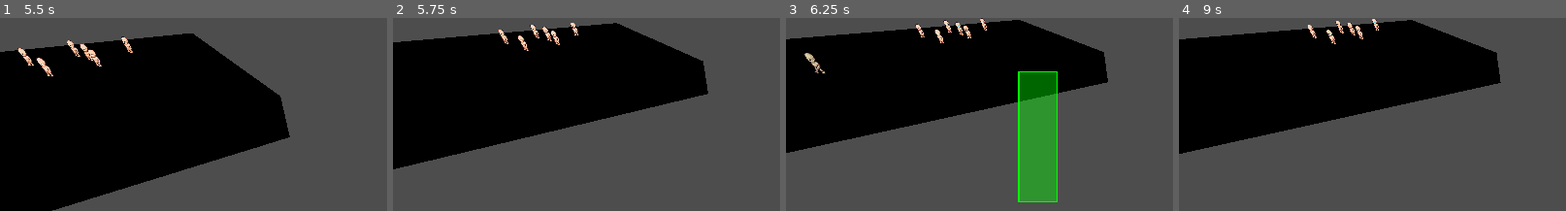
Above: before the commit, frames 1-4 (left to right).
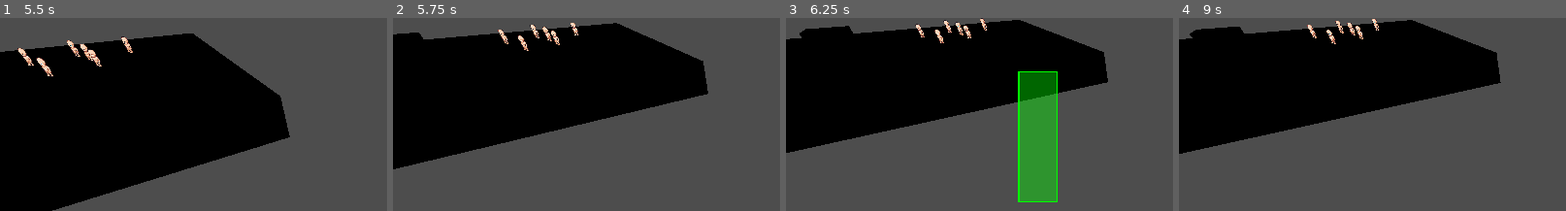
Above: after the commit, the same moments.

Repository: bragasap/gproject
Game: Godot game, scene res://test.tscn
Same seed, same stepped clock (60 frames per second), same inputs: the game is played once before the commit and once after it.
Inputs (mouse positions are % of the whole screen's width and height, from its top left):
- Up to frame 1 (5.5 s): move the mouse to (72, 38) at 0.52 s; hold Right (ui_right) 0.53-1.25 s; click (72, 38) at 0.67 s; drag from (30, 49) to (45, 66) at 1.27 s; move the mouse to (60, 19) at 2.02 s; hold Right (ui_right) 2.03-2.75 s; click (60, 19) at 2.17 s; drag from (45, 66) to (20, 27) at 2.77 s; move the mouse to (80, 61) at 3.52 s; hold Left (ui_left) 3.53-4.25 s; click (80, 61) at 3.67 s; drag from (20, 27) to (35, 15) at 4.27 s; move the mouse to (55, 44) at 5.02 s; hold Down (ui_down) from 5.03 s (still down); click (55, 44) at 5.17 s
- Up to frame 2 (5.75 s): keep holding Down (ui_down)
- Up to frame 3 (6.25 s): release Down (ui_down) at 5.75 s; drag from (35, 15) to (30, 49) at 5.77 s
- Up to frame 4 (9 s): move the mouse to (72, 38) at 6.52 s; hold Up (ui_up) 6.53-7.25 s; click (72, 38) at 6.67 s; drag from (30, 49) to (45, 66) at 7.27 s; move the mouse to (60, 19) at 8.02 s; hold Down (ui_down) 8.03-8.75 s; click (60, 19) at 8.17 s; drag from (45, 66) to (20, 27) at 8.77 s
The pictures show only the part of the screen within x 0-50%, y 2-52%; the shares and areas given below are measured in that part.

Frame 1 is identical in both runs. In frame 2, 0.3% of the frame differs, in the area x 0-8%, y 7-13%; in frame 3, 0.7%, in the area x 3-18%, y 4-30%; in frame 4, 0.6%.

Commit message:
started work on generic building, moved some files into folders

Diff:
--- a/basescripts/combat.gd
+++ b/basescripts/combat.gd
@@ -23,7 +23,7 @@
 	if(is_instance_valid(body)):
 		body.hit(get_parent().damage,get_parent().apValue)
 		if (body.health<=0):
-			body.queue_free()
+			body.kill()
 			attacking = false
 			return
 		await get_tree().create_timer(get_parent().attackRate).timeout
@@ -48,17 +48,21 @@
 	if(attackInRange.size()>0&&!attacking):
 		attacking = true
 		attack(get_closest())
+##just a heads up because Im stupid, must be a BODY, will not work for generic Node3D
 func _on_attack_range_body_entered(body: Node3D) -> void:
 	if body == get_parent():
 		return
-	if body is StaticBody3D:
+	print(body)
+	if body.get("faction")==null:
 		return
 	#so this has the unintended consiquence if a faction changes mid fight they keep fighting
 	#I think I like this but idk
+	print(body)
 	if unitController.friendly.has(body.faction):
 		return
 	#gotta rewrite this one later for friendly faction check
 	attackInRange[body] = ""
+	print(body)
 	#print(attackInRange[body].faction)
 	#if(attackInRange[body].faction!=stats.faction):
 	#async loop must fix
--- a/basescripts/unit.gd
+++ b/basescripts/unit.gd
@@ -32,10 +32,8 @@
 	remove_from_group("selected-units")
 #func _physics_process(_delta: float) -> void:
 	#print(global_transform)
-
 func hit(x:float,_y:int):
 	health = health - x
-	print(name+"hit for ",x,"health at ",health)
 func setMaxHealth(x:float):
 	maxHealth = x
 func setArmor(x:int):
@@ -50,5 +48,7 @@
 	health = clamp(health + healthRegenValue,0,maxHealth)
 	await get_tree().create_timer(1.0).timeout
 	healthRegen()
+func kill():
+	queue_free()
 func newWaypoint(x:Vector3):
 	movementController.set_movement_target(x)
--- /dev/null
+++ b/buildings/order/building.gd
@@ -0,0 +1,21 @@
+extends Node3D
+@onready var health:float
+@export var maxHealth:float
+@export var healthRegenValue:float
+@export var armor:int
+@export var faction:int = 1
+##max amount of units that can be built at the same time
+@export var conCurBuild:int
+##build time per unit
+@export var units:Array[PackedScene]
+@export var buildTime:float
+@export var navMesh:NavigationRegion3D
+func _ready() -> void:
+	health = maxHealth
+	navMesh.bake_navigation_mesh()
+	print(health)
+func kill():
+	queue_free()
+
+func hit(x:float,_y:int):
+	health = health - x
--- /dev/null
+++ b/buildings/order/building.tscn
@@ -0,0 +1,16 @@
+[gd_scene format=3 uid="uid://cepo51wy5ut1l"]
+
+[ext_resource type="Script" uid="uid://yoy1nm42yli6" path="res://buildings/order/building.gd" id="1_06xfp"]
+
+[sub_resource type="BoxMesh" id="BoxMesh_06xfp"]
+
+[sub_resource type="BoxShape3D" id="BoxShape3D_p1778"]
+
+[node name="Building" type="StaticBody3D" unique_id=1151138505]
+script = ExtResource("1_06xfp")
+
+[node name="MeshInstance3D" type="MeshInstance3D" parent="." unique_id=698129618]
+mesh = SubResource("BoxMesh_06xfp")
+
+[node name="CollisionShape3D" type="CollisionShape3D" parent="." unique_id=373464664]
+shape = SubResource("BoxShape3D_p1778")
--- /dev/null
+++ b/buildings/undead/graveyard/graveyard.gd
@@ -0,0 +1,59 @@
+extends Node3D
+@onready var spawnPoint = $spawn
+@export var unitList:Array[PackedScene]
+##everything here is temporary logic
+@export var faction = -1
+@export var maxUnits = 5
+@export var unitSpawnInterval:float = 5
+@onready var patrol = $Area3D/patrolArea
+var currUnits:Array
+var currTime:float
+# Called when the node enters the scene tree for the first time.
+func _ready() -> void:
+	pass
+
+func spawn():
+	var instance = unitList[0].instantiate()
+	instance.faction = faction
+	add_sibling.call_deferred(instance)
+	instance.position = spawnPoint.global_position
+	currUnits.append(instance)
+	updateTarget.call_deferred(instance)
+func updateTarget(unit):
+	unit.newWaypoint(get_random_point_in_area($Area3D))
+##vibed coded fix this later
+func get_random_point_in_area(area: Area3D) -> Vector3:
+	var shape = area.get_node("CollisionShape3D").shape as CylinderShape3D
+
+	var radius = shape.radius
+	var height = shape.height
+
+	# Random angle around Y axis
+	var angle = randf() * TAU
+
+	# Random radius (use sqrt for uniform distribution)
+	var r = sqrt(randf()) * radius
+
+	# Convert polar to cartesian (XZ plane)
+	var x = cos(angle) * r
+	var z = sin(angle) * r
+
+	# Random height
+	var y = randf_range(-height * 0.5, height * 0.5)
+
+	# Local position inside the cylinder
+	var local_point = Vector3(x, y, z)
+
+	# Convert to global space
+	return area.global_transform * local_point
+
+# Called every frame. 'delta' is the elapsed time since the previous frame.
+func _process(delta: float) -> void:
+	currTime += delta
+	for unit in currUnits:
+		if !is_instance_valid(unit):
+			currUnits.erase(unit)
+	if(currTime>=unitSpawnInterval&&len(currUnits)<maxUnits):
+		currTime = 0
+		spawn()
+	pass
--- /dev/null
+++ b/buildings/undead/graveyard/graveyard.tscn
@@ -0,0 +1,31 @@
+[gd_scene format=3 uid="uid://1gph6gv7x318"]
+
+[ext_resource type="Script" uid="uid://beagiach76l0f" path="res://buildings/undead/graveyard/graveyard.gd" id="1_q8f0u"]
+[ext_resource type="PackedScene" uid="uid://dfnfbej3bpd7l" path="res://units/undead/zombie.tscn" id="2_17enf"]
+[ext_resource type="PackedScene" uid="uid://cm07vawpo3ytf" path="res://meshes/grave01/grave.gltf" id="3_3edmn"]
+
+[sub_resource type="BoxShape3D" id="BoxShape3D_q8f0u"]
+
+[sub_resource type="CylinderShape3D" id="CylinderShape3D_3edmn"]
+height = 5.0
+radius = 5.0
+
+[node name="Graveyard" type="Node3D" unique_id=167670507]
+script = ExtResource("1_q8f0u")
+unitList = Array[PackedScene]([ExtResource("2_17enf")])
+
+[node name="StaticBody3D" type="StaticBody3D" parent="." unique_id=1802825280]
+
+[node name="CollisionShape3D" type="CollisionShape3D" parent="StaticBody3D" unique_id=2046536820]
+shape = SubResource("BoxShape3D_q8f0u")
+
+[node name="blockbench_export" parent="StaticBody3D" unique_id=16842741 instance=ExtResource("3_3edmn")]
+transform = Transform3D(-1, 0, -8.742278e-08, 0, 1, 0, 8.742278e-08, 0, -1, 0, 0, -0.16668297)
+
+[node name="spawn" type="Node3D" parent="." unique_id=1042081846]
+transform = Transform3D(1, 0, 0, 0, 1, 0, 0, 0, 1, 0, 0.2, 0.691)
+
+[node name="Area3D" type="Area3D" parent="." unique_id=452832292]
+
+[node name="CollisionShape3D" type="CollisionShape3D" parent="Area3D" unique_id=1407161719]
+shape = SubResource("CylinderShape3D_3edmn")
--- /dev/null
+++ b/meshes/trees/basic/tree01.tscn
@@ -0,0 +1,8 @@
+[gd_scene format=3 uid="uid://drvtca7nmacyi"]
+
+[ext_resource type="PackedScene" uid="uid://cm8sqs16q25c7" path="res://meshes/trees/basic/Tree.gltf" id="1_c6loj"]
+
+[node name="Tree01" type="Node3D" unique_id=1974090935]
+
+[node name="blockbench_export" parent="." unique_id=417204710 instance=ExtResource("1_c6loj")]
+transform = Transform3D(1, 0, 0, 0, 1, 0, 0, 0, 1, 0.0329926, 0, 0.005452633)
--- a/test.tscn
+++ b/test.tscn
@@ -1,12 +1,12 @@
 [gd_scene format=3 uid="uid://b6vf1aji6dy38"]
 
-[ext_resource type="PackedScene" uid="uid://mgp02mkor0at" path="res://unit.tscn" id="1_37kl0"]
+[ext_resource type="PackedScene" uid="uid://mgp02mkor0at" path="res://units/order/unit.tscn" id="1_37kl0"]
 [ext_resource type="PackedScene" uid="uid://ckudr8chj1kgo" path="res://player.tscn" id="2_8uh7m"]
-[ext_resource type="PackedScene" uid="uid://1gph6gv7x318" path="res://graveyard/graveyard.tscn" id="3_6uqi0"]
+[ext_resource type="PackedScene" uid="uid://cepo51wy5ut1l" path="res://buildings/order/building.tscn" id="3_6uqi0"]
 
 [sub_resource type="NavigationMesh" id="NavigationMesh_37kl0"]
-vertices = PackedVector3Array(-4.5, 0.26236486, 0.25, -3.75, 0.26236486, 0.25, -3.5, 0.26236486, -1, -4.5, 0.26236486, -4.5, -1.75, 0.26236486, 1.25, -3.5, 0.26236486, 1.25, -3.5, 0.26236486, 2, -1.5, 0.26236486, 2.25, -1.5, 0.26236486, -0.75, 4.5, 0.26236486, -4.5, -1.75, 0.26236486, 4.25, -1.5, 0.26236486, 4.5, 4.5, 0.26236486, 4.5, -4.5, 0.26236486, 4.5, -3.75, 0.26236486, 4)
-polygons = [PackedInt32Array(1, 0, 2), PackedInt32Array(2, 0, 3), PackedInt32Array(5, 4, 6), PackedInt32Array(6, 4, 7), PackedInt32Array(2, 3, 8), PackedInt32Array(8, 3, 9), PackedInt32Array(10, 7, 11), PackedInt32Array(11, 7, 12), PackedInt32Array(4, 8, 7), PackedInt32Array(7, 8, 12), PackedInt32Array(12, 8, 9), PackedInt32Array(1, 5, 0), PackedInt32Array(0, 5, 6), PackedInt32Array(0, 6, 14), PackedInt32Array(0, 14, 13), PackedInt32Array(10, 11, 14), PackedInt32Array(14, 11, 13)]
+vertices = PackedVector3Array(-4.5, 0.26236486, -4.5, -4.5, 0.26236486, 4.5, 4.5, 0.26236486, 4.5, 4.5, 0.26236486, -4.5)
+polygons = [PackedInt32Array(3, 2, 0), PackedInt32Array(0, 2, 1)]
 
 [sub_resource type="BoxShape3D" id="BoxShape3D_8uh7m"]
 size = Vector3(10, 1, 10)
@@ -41,9 +41,6 @@
 [node name="NavigationRegion3D" type="NavigationRegion3D" parent="." unique_id=1883380005]
 navigation_mesh = SubResource("NavigationMesh_37kl0")
 
-[node name="Graveyard" parent="NavigationRegion3D" unique_id=167670507 instance=ExtResource("3_6uqi0")]
-transform = Transform3D(0.024571763, 0, 0.99969804, 0, 1, 0, -0.99969804, 0, 0.024571763, -2.6964307, -0.11152458, 3.0792522)
-
 [node name="ground" type="StaticBody3D" parent="NavigationRegion3D" unique_id=21700728]
 transform = Transform3D(1, 0, 0, 0, 1, 0, 0, 0, 1, 0, -0.73763514, 0)
 
@@ -55,5 +52,16 @@
 mesh = SubResource("BoxMesh_6uqi0")
 surface_material_override/0 = SubResource("StandardMaterial3D_37kl0")
 
+[node name="Building" parent="NavigationRegion3D" unique_id=397106519 node_paths=PackedStringArray("navMesh") instance=ExtResource("3_6uqi0")]
+transform = Transform3D(1, 0, 0, 0, 1, 0, 0, 0, 1, -1.849695, 0, 0)
+maxHealth = 700.0
+faction = 2
+navMesh = NodePath("..")
+
 [node name="player" parent="." unique_id=1666066983 instance=ExtResource("2_8uh7m")]
 transform = Transform3D(1, 0, 0, 0, 1, 0, 0, 0, 1, -0.8771783, 1.9747307, 2.805)
+
+[node name="unit10" parent="." unique_id=418823259 instance=ExtResource("1_37kl0")]
+transform = Transform3D(1, 0, 0, 0, 1, 0, 0, 0, 1, -3.7033978, 0.058766186, -1.8332896)
+maxHealth = 30.0
+faction = 2
--- /dev/null
+++ b/units/order/unit.tscn
@@ -0,0 +1,196 @@
+[gd_scene format=3 uid="uid://mgp02mkor0at"]
+
+[ext_resource type="Texture2D" uid="uid://bu7qae08t14ds" path="res://sprites/character-spritesheet.png" id="1_a202f"]
+[ext_resource type="Script" uid="uid://c8mmy58mx3l3n" path="res://basescripts/unit.gd" id="1_ctwoc"]
+[ext_resource type="Script" uid="uid://bntclawtsl6er" path="res://basescripts/animator.gd" id="2_1sk4h"]
+[ext_resource type="Script" uid="uid://jrjlry6qobii" path="res://basescripts/movement.gd" id="2_5wnup"]
+[ext_resource type="Script" uid="uid://cw6hkt71fhhc8" path="res://basescripts/combat.gd" id="2_baxm0"]
+[ext_resource type="Texture2D" uid="uid://ck3t5bweaw4ax" path="res://sprites/selector.png" id="6_baxm0"]
+
+[sub_resource type="Animation" id="Animation_a0tk4"]
+length = 0.001
+tracks/0/type = "value"
+tracks/0/imported = false
+tracks/0/enabled = true
+tracks/0/path = NodePath(".:frame_coords")
+tracks/0/interp = 1
+tracks/0/loop_wrap = true
+tracks/0/keys = {
+"times": PackedFloat32Array(0),
+"transitions": PackedFloat32Array(1),
+"update": 1,
+"values": [Vector2i(1, 11)]
+}
+
+[sub_resource type="Animation" id="Animation_baxm0"]
+resource_name = "attack_left"
+length = 0.833
+loop_mode = 1
+step = 0.1
+tracks/0/type = "value"
+tracks/0/imported = false
+tracks/0/enabled = true
+tracks/0/path = NodePath(".:frame_coords")
+tracks/0/interp = 1
+tracks/0/loop_wrap = true
+tracks/0/keys = {
+"times": PackedFloat32Array(0, 0.1, 0.2, 0.3, 0.4, 0.5, 0.6, 0.7, 0.80100113),
+"transitions": PackedFloat32Array(1, 1, 1, 1, 1, 1, 1, 1, 1),
+"update": 1,
+"values": [Vector2i(0, 5), Vector2i(1, 5), Vector2i(2, 5), Vector2i(3, 5), Vector2i(4, 5), Vector2i(5, 5), Vector2i(6, 5), Vector2i(7, 5), Vector2i(0, 5)]
+}
+
+[sub_resource type="Animation" id="Animation_of1k5"]
+resource_name = "attack_right"
+length = 0.833
+step = 0.1
+tracks/0/type = "value"
+tracks/0/imported = false
+tracks/0/enabled = true
+tracks/0/path = NodePath(".:frame_coords")
+tracks/0/interp = 1
+tracks/0/loop_wrap = true
+tracks/0/keys = {
+"times": PackedFloat32Array(0, 0.1, 0.2, 0.3, 0.4, 0.5, 0.6, 0.7, 0.8),
+"transitions": PackedFloat32Array(1, 1, 1, 1, 1, 1, 1, 1, 1),
+"update": 1,
+"values": [Vector2i(0, 7), Vector2i(1, 7), Vector2i(2, 7), Vector2i(3, 7), Vector2i(4, 7), Vector2i(5, 7), Vector2i(6, 7), Vector2i(7, 7), Vector2i(0, 7)]
+}
+
+[sub_resource type="Animation" id="Animation_1sk4h"]
+resource_name = "idle_left"
+length = 0.4
+loop_mode = 1
+tracks/0/type = "value"
+tracks/0/imported = false
+tracks/0/enabled = true
+tracks/0/path = NodePath(".:frame_coords")
+tracks/0/interp = 1
+tracks/0/loop_wrap = true
+tracks/0/keys = {
+"times": PackedFloat32Array(0, 0.2),
+"transitions": PackedFloat32Array(1, 1),
+"update": 1,
+"values": [Vector2i(0, 23), Vector2i(1, 23)]
+}
+
+[sub_resource type="Animation" id="Animation_a202f"]
+resource_name = "idle"
+length = 0.4
+loop_mode = 1
+tracks/0/type = "value"
+tracks/0/imported = false
+tracks/0/enabled = true
+tracks/0/path = NodePath(".:frame_coords")
+tracks/0/interp = 1
+tracks/0/loop_wrap = true
+tracks/0/keys = {
+"times": PackedFloat32Array(0, 0.2),
+"transitions": PackedFloat32Array(1, 1),
+"update": 1,
+"values": [Vector2i(0, 25), Vector2i(1, 25)]
+}
+
+[sub_resource type="Animation" id="Animation_ctwoc"]
+resource_name = "walk_left"
+length = 0.73
+loop_mode = 1
+step = 0.1
+tracks/0/type = "value"
+tracks/0/imported = false
+tracks/0/enabled = true
+tracks/0/path = NodePath(".:frame_coords")
+tracks/0/interp = 1
+tracks/0/loop_wrap = true
+tracks/0/keys = {
+"times": PackedFloat32Array(-7.450581e-09, 0.099999994, 0.2, 0.3, 0.39999998, 0.5, 0.59999996, 0.7, 0.8),
+"transitions": PackedFloat32Array(1, 1, 1, 1, 1, 1, 1, 1, 1),
+"update": 1,
+"values": [Vector2i(0, 9), Vector2i(1, 9), Vector2i(2, 9), Vector2i(3, 9), Vector2i(4, 9), Vector2i(5, 9), Vector2i(6, 9), Vector2i(7, 9), Vector2i(8, 9)]
+}
+
+[sub_resource type="Animation" id="Animation_noarx"]
+resource_name = "walk_right"
+length = 0.73
+loop_mode = 1
+tracks/0/type = "value"
+tracks/0/imported = false
+tracks/0/enabled = true
+tracks/0/path = NodePath(".:frame_coords")
+tracks/0/interp = 1
+tracks/0/loop_wrap = true
+tracks/0/keys = {
+"times": PackedFloat32Array(0, 0.099999994, 0.2, 0.3, 0.4, 0.5, 0.6, 0.7),
+"transitions": PackedFloat32Array(1, 1, 1, 1, 1, 1, 1, 1),
+"update": 1,
+"values": [Vector2i(1, 11), Vector2i(2, 11), Vector2i(3, 11), Vector2i(4, 11), Vector2i(5, 11), Vector2i(6, 11), Vector2i(7, 11), Vector2i(8, 11)]
+}
+
+[sub_resource type="AnimationLibrary" id="AnimationLibrary_r3fl7"]
+_data = {
+&"RESET": SubResource("Animation_a0tk4"),
+&"attack_left": SubResource("Animation_baxm0"),
+&"attack_right": SubResource("Animation_of1k5"),
+&"idle_left": SubResource("Animation_1sk4h"),
+&"idle_right": SubResource("Animation_a202f"),
+&"walk_left": SubResource("Animation_ctwoc"),
+&"walk_right": SubResource("Animation_noarx")
+}
+
+[sub_resource type="BoxShape3D" id="BoxShape3D_a202f"]
+size = Vector3(0.2975769, 0.47547913, 0.29101563)
+
+[sub_resource type="CylinderShape3D" id="CylinderShape3D_1sk4h"]
+height = 0.5
+radius = 1.0
+
+[node name="unit" type="CharacterBody3D" unique_id=562985554]
+collision_layer = 3
+collision_mask = 3
+script = ExtResource("1_ctwoc")
+maxHealth = 50.0
+damage = 10.0
+
+[node name="combat" type="Node" parent="." unique_id=596114183]
+script = ExtResource("2_baxm0")
+
+[node name="animator" type="Node" parent="." unique_id=1895559353]
+script = ExtResource("2_1sk4h")
+
+[node name="movement" type="Node" parent="." unique_id=34622256]
+script = ExtResource("2_5wnup")
+
+[node name="Sprite3D" type="Sprite3D" parent="." unique_id=2032457401]
+billboard = 2
+texture_filter = 0
+texture = ExtResource("1_a202f")
+hframes = 13
+vframes = 54
+frame = 144
+region_enabled = true
+region_rect = Rect2(0, 8, 832, 3456)
+
+[node name="AnimationPlayer" type="AnimationPlayer" parent="Sprite3D" unique_id=1045410233]
+libraries/ = SubResource("AnimationLibrary_r3fl7")
+
+[node name="CollisionShape3D" type="CollisionShape3D" parent="." unique_id=211941461]
+transform = Transform3D(1, 0, 0, 0, 1, 0, 0, 0, 1, -0.0043792725, 0.025367737, -0.018554688)
+shape = SubResource("BoxShape3D_a202f")
+
+[node name="NavigationAgent3D" type="NavigationAgent3D" parent="." unique_id=1082848018]
+path_desired_distance = 0.1
+target_desired_distance = 0.1
+avoidance_enabled = true
+radius = 0.2
+
+[node name="AttackRange" type="Area3D" parent="." unique_id=988537805]
+
+[node name="CollisionShape3D" type="CollisionShape3D" parent="AttackRange" unique_id=1169136827]
+shape = SubResource("CylinderShape3D_1sk4h")
+
+[node name="selector" type="Sprite3D" parent="." unique_id=372400759]
+transform = Transform3D(0.25, 0, 0, 0, -1.0927847e-08, 0.25, 0, -0.25, -1.0927847e-08, 0, -0.2, 0)
+texture = ExtResource("6_baxm0")
+
+[connection signal="body_entered" from="AttackRange" to="combat" method="_on_attack_range_body_entered"]
+[connection signal="body_exited" from="AttackRange" to="combat" method="_on_attack_range_body_exited"]
--- /dev/null
+++ b/units/undead/zombie.tscn
@@ -0,0 +1,197 @@
+[gd_scene format=3 uid="uid://dfnfbej3bpd7l"]
+
+[ext_resource type="Script" uid="uid://c8mmy58mx3l3n" path="res://basescripts/unit.gd" id="1_lnshm"]
+[ext_resource type="Script" uid="uid://cw6hkt71fhhc8" path="res://basescripts/combat.gd" id="2_x5rsa"]
+[ext_resource type="Script" uid="uid://bntclawtsl6er" path="res://basescripts/animator.gd" id="3_ogcpr"]
+[ext_resource type="Script" uid="uid://jrjlry6qobii" path="res://basescripts/movement.gd" id="4_i82o5"]
+[ext_resource type="Texture2D" uid="uid://b54xapoovkw2x" path="res://sprites/Zombie.png" id="5_lnshm"]
+[ext_resource type="Texture2D" uid="uid://ck3t5bweaw4ax" path="res://sprites/selector.png" id="6_x4h2d"]
+
+[sub_resource type="Animation" id="Animation_a0tk4"]
+length = 0.001
+tracks/0/type = "value"
+tracks/0/imported = false
+tracks/0/enabled = true
+tracks/0/path = NodePath(".:frame_coords")
+tracks/0/interp = 1
+tracks/0/loop_wrap = true
+tracks/0/keys = {
+"times": PackedFloat32Array(0),
+"transitions": PackedFloat32Array(1),
+"update": 1,
+"values": [Vector2i(1, 11)]
+}
+
+[sub_resource type="Animation" id="Animation_baxm0"]
+resource_name = "attack_left"
+length = 0.833
+loop_mode = 1
+step = 0.1
+tracks/0/type = "value"
+tracks/0/imported = false
+tracks/0/enabled = true
+tracks/0/path = NodePath(".:frame_coords")
+tracks/0/interp = 1
+tracks/0/loop_wrap = true
+tracks/0/keys = {
+"times": PackedFloat32Array(0, 0.1, 0.2, 0.3, 0.4, 0.5, 0.6, 0.7, 0.80100113),
+"transitions": PackedFloat32Array(1, 1, 1, 1, 1, 1, 1, 1, 1),
+"update": 1,
+"values": [Vector2i(0, 5), Vector2i(1, 5), Vector2i(2, 5), Vector2i(3, 5), Vector2i(4, 5), Vector2i(5, 5), Vector2i(6, 5), Vector2i(7, 5), Vector2i(0, 5)]
+}
+
+[sub_resource type="Animation" id="Animation_of1k5"]
+resource_name = "attack_right"
+length = 0.833
+step = 0.1
+tracks/0/type = "value"
+tracks/0/imported = false
+tracks/0/enabled = true
+tracks/0/path = NodePath(".:frame_coords")
+tracks/0/interp = 1
+tracks/0/loop_wrap = true
+tracks/0/keys = {
+"times": PackedFloat32Array(0, 0.1, 0.2, 0.3, 0.4, 0.5, 0.6, 0.7, 0.8),
+"transitions": PackedFloat32Array(1, 1, 1, 1, 1, 1, 1, 1, 1),
+"update": 1,
+"values": [Vector2i(0, 7), Vector2i(1, 7), Vector2i(2, 7), Vector2i(3, 7), Vector2i(4, 7), Vector2i(5, 7), Vector2i(6, 7), Vector2i(7, 7), Vector2i(0, 7)]
+}
+
+[sub_resource type="Animation" id="Animation_1sk4h"]
+resource_name = "idle_left"
+length = 0.4
+loop_mode = 1
+tracks/0/type = "value"
+tracks/0/imported = false
+tracks/0/enabled = true
+tracks/0/path = NodePath(".:frame_coords")
+tracks/0/interp = 1
+tracks/0/loop_wrap = true
+tracks/0/keys = {
+"times": PackedFloat32Array(0, 0.2),
+"transitions": PackedFloat32Array(1, 1),
+"update": 1,
+"values": [Vector2i(0, 23), Vector2i(1, 23)]
+}
+
+[sub_resource type="Animation" id="Animation_a202f"]
+resource_name = "idle"
+length = 0.4
+loop_mode = 1
+tracks/0/type = "value"
+tracks/0/imported = false
+tracks/0/enabled = true
+tracks/0/path = NodePath(".:frame_coords")
+tracks/0/interp = 1
+tracks/0/loop_wrap = true
+tracks/0/keys = {
+"times": PackedFloat32Array(0, 0.2),
+"transitions": PackedFloat32Array(1, 1),
+"update": 1,
+"values": [Vector2i(0, 25), Vector2i(1, 25)]
+}
+
+[sub_resource type="Animation" id="Animation_ctwoc"]
+resource_name = "walk_left"
+length = 0.73
+loop_mode = 1
+step = 0.1
+tracks/0/type = "value"
+tracks/0/imported = false
+tracks/0/enabled = true
+tracks/0/path = NodePath(".:frame_coords")
+tracks/0/interp = 1
+tracks/0/loop_wrap = true
+tracks/0/keys = {
+"times": PackedFloat32Array(-7.450581e-09, 0.099999994, 0.2, 0.3, 0.39999998, 0.5, 0.59999996, 0.7, 0.8),
+"transitions": PackedFloat32Array(1, 1, 1, 1, 1, 1, 1, 1, 1),
+"update": 1,
+"values": [Vector2i(0, 9), Vector2i(1, 9), Vector2i(2, 9), Vector2i(3, 9), Vector2i(4, 9), Vector2i(5, 9), Vector2i(6, 9), Vector2i(7, 9), Vector2i(8, 9)]
+}
+
+[sub_resource type="Animation" id="Animation_noarx"]
+resource_name = "walk_right"
+length = 0.73
+loop_mode = 1
+tracks/0/type = "value"
+tracks/0/imported = false
+tracks/0/enabled = true
+tracks/0/path = NodePath(".:frame_coords")
+tracks/0/interp = 1
+tracks/0/loop_wrap = true
+tracks/0/keys = {
+"times": PackedFloat32Array(0, 0.099999994, 0.2, 0.3, 0.4, 0.5, 0.6, 0.7),
+"transitions": PackedFloat32Array(1, 1, 1, 1, 1, 1, 1, 1),
+"update": 1,
+"values": [Vector2i(1, 11), Vector2i(2, 11), Vector2i(3, 11), Vector2i(4, 11), Vector2i(5, 11), Vector2i(6, 11), Vector2i(7, 11), Vector2i(8, 11)]
+}
+
+[sub_resource type="AnimationLibrary" id="AnimationLibrary_r3fl7"]
+_data = {
+&"RESET": SubResource("Animation_a0tk4"),
+&"attack_left": SubResource("Animation_baxm0"),
+&"attack_right": SubResource("Animation_of1k5"),
+&"idle_left": SubResource("Animation_1sk4h"),
+&"idle_right": SubResource("Animation_a202f"),
+&"walk_left": SubResource("Animation_ctwoc"),
+&"walk_right": SubResource("Animation_noarx")
+}
+
+[sub_resource type="BoxShape3D" id="BoxShape3D_a202f"]
+size = Vector3(0.2975769, 0.47547913, 0.29101563)
+
+[sub_resource type="CylinderShape3D" id="CylinderShape3D_1sk4h"]
+height = 0.5
+radius = 1.0
+
+[node name="zombie" type="CharacterBody3D" unique_id=562985554]
+collision_layer = 3
+collision_mask = 3
+script = ExtResource("1_lnshm")
+maxHealth = 35.0
+damage = 5.0
+attackRate = 1.5
+
+[node name="combat" type="Node" parent="." unique_id=596114183]
+script = ExtResource("2_x5rsa")
+
+[node name="animator" type="Node" parent="." unique_id=1895559353]
+script = ExtResource("3_ogcpr")
+
+[node name="movement" type="Node" parent="." unique_id=34622256]
+script = ExtResource("4_i82o5")
+
+[node name="Sprite3D" type="Sprite3D" parent="." unique_id=2032457401]
+billboard = 2
+texture_filter = 0
+texture = ExtResource("5_lnshm")
+hframes = 13
+vframes = 54
+frame = 144
+region_enabled = true
+region_rect = Rect2(0, 8, 832, 3456)
+
+[node name="AnimationPlayer" type="AnimationPlayer" parent="Sprite3D" unique_id=1045410233]
+libraries/ = SubResource("AnimationLibrary_r3fl7")
+
+[node name="CollisionShape3D" type="CollisionShape3D" parent="." unique_id=211941461]
+transform = Transform3D(1, 0, 0, 0, 1, 0, 0, 0, 1, -0.0043792725, 0.025367737, -0.018554688)
+shape = SubResource("BoxShape3D_a202f")
+
+[node name="NavigationAgent3D" type="NavigationAgent3D" parent="." unique_id=1082848018]
+path_desired_distance = 0.1
+target_desired_distance = 0.1
+avoidance_enabled = true
+radius = 0.2
+
+[node name="AttackRange" type="Area3D" parent="." unique_id=988537805]
+
+[node name="CollisionShape3D" type="CollisionShape3D" parent="AttackRange" unique_id=1169136827]
+shape = SubResource("CylinderShape3D_1sk4h")
+
+[node name="selector" type="Sprite3D" parent="." unique_id=372400759]
+transform = Transform3D(0.25, 0, 0, 0, -1.0927847e-08, 0.25, 0, -0.25, -1.0927847e-08, 0, -0.2, 0)
+texture = ExtResource("6_x4h2d")
+
+[connection signal="body_entered" from="AttackRange" to="combat" method="_on_attack_range_body_entered"]
+[connection signal="body_exited" from="AttackRange" to="combat" method="_on_attack_range_body_exited"]
Not shown, added: buildings/order/building.gd.uid
Not shown, added: buildings/undead/graveyard/graveyard.gd.uid
Not shown, added: meshes/trees/basic/Tree.gltf
Not shown, added: meshes/trees/basic/Tree.gltf.import
Binary file added: meshes/trees/basic/Tree_0.png
Not shown, added: meshes/trees/basic/Tree_0.png.import
Binary file added: temp/Sprite-0001.ase
Binary file added: temp/leaf.ase
Binary file added: temp/pile.ase
Binary file added: temp/test_map.glb
Not shown, added: temp/test_map.glb.import
Binary file added: temp/test_map_small.jpg
(and 2 more such lines)
